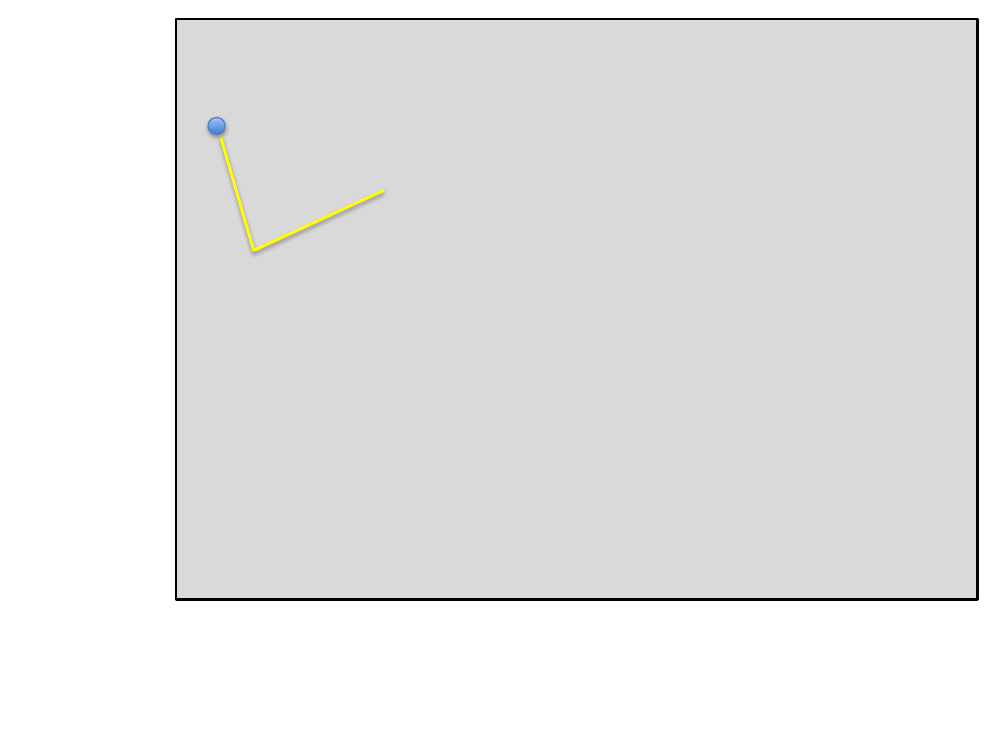
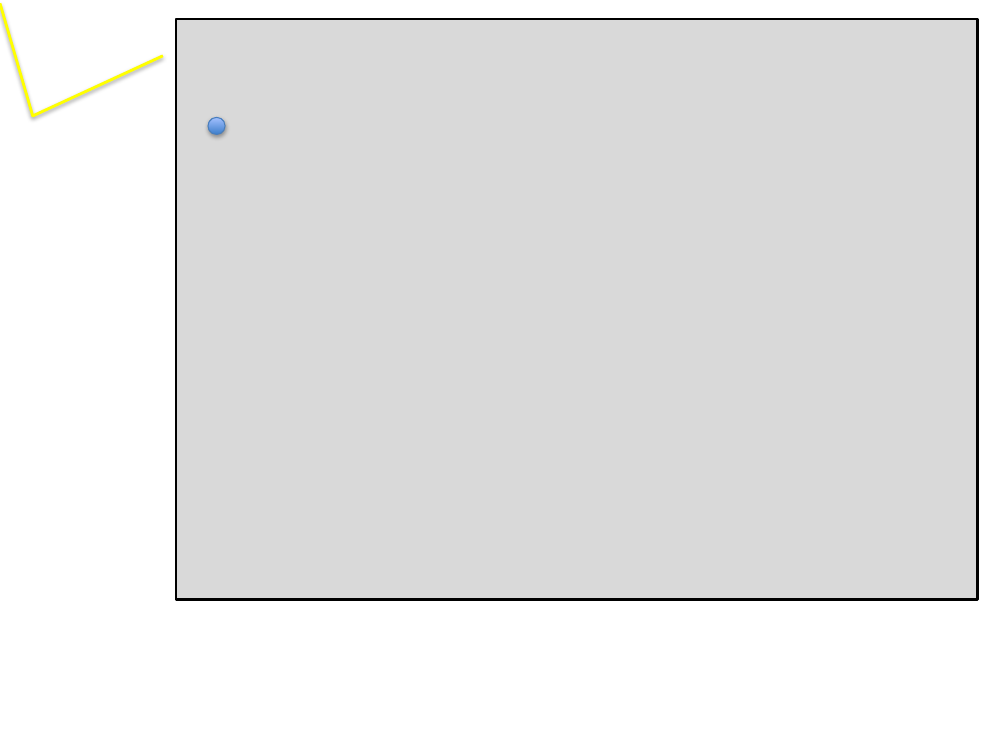
Before and after one commit to debrief/ppt_renderer, a slide deck: slide 1 of donor.pptx. Drawn at 1008x756 pixels with LibreOffice and Linux fonts; fonts in the diff are those of the drawing. Boxes give left, top, right and bottom in pixels: in the first picture for what was removed or moved away, otherwise in the second. Text is boxed around its words. In the diff, an @@ line names an element or a change of style, - is before the commit and + after.

Commit message:
make origin of track line 0,0

```diff
--- a/donor.pptx
+++ b/donor.pptx
@@ freeform shape: place and size @@
-freeform shape at bbox=[221, 134, 384, 322]
+freeform shape at bbox=[0, 0, 163, 187]
```
